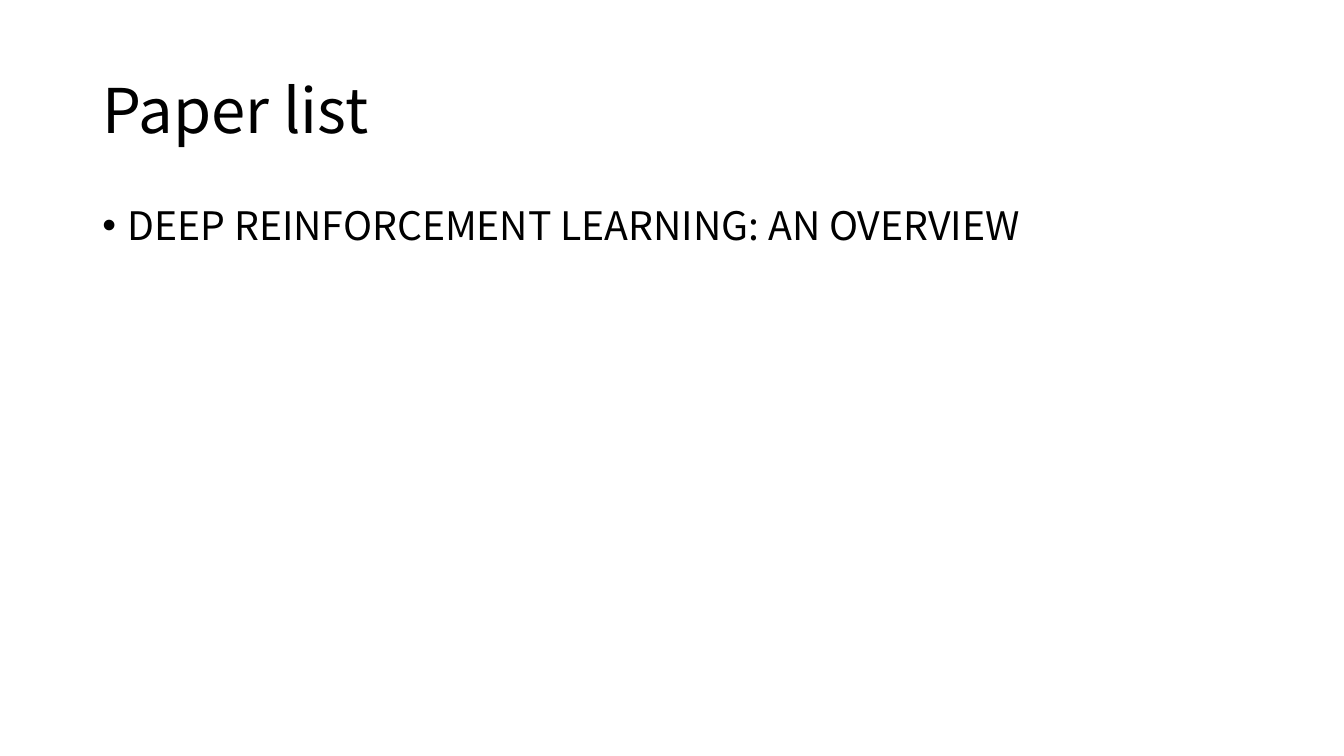
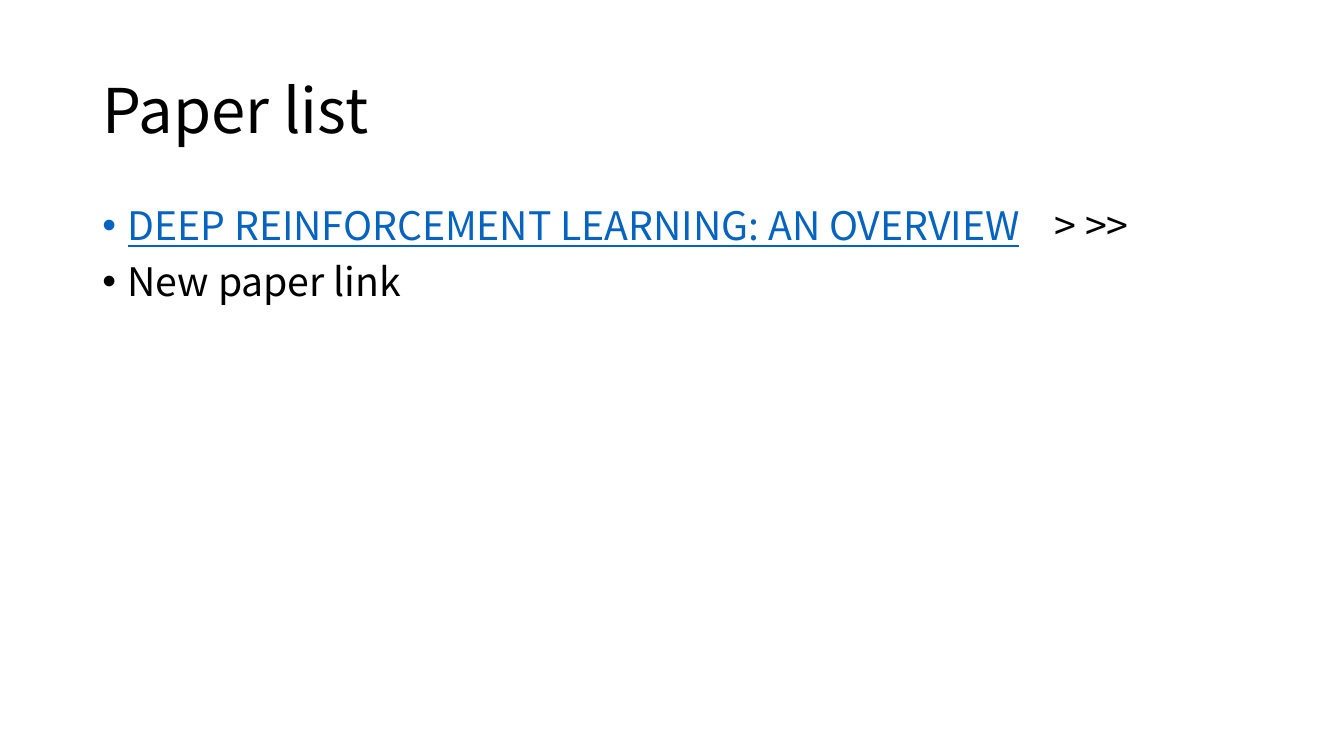
Before and after one commit to kangyongxin/0-RL-GameReviewPapers, a slide deck: slide 2 of Note_RLGameReviewPapers.pptx. Drawn at 1344x756 pixels with LibreOffice and Linux fonts; fonts in the diff are those of the drawing. Boxes give left, top, right and bottom in pixels: in the first picture for what was removed or moved away, otherwise in the second. Text is boxed around its words. In the diff, an @@ line names an element or a change of style, - is before the commit and + after.

Commit message:
DRL overview
没写完

```diff
--- a/Note_RLGameReviewPapers.pptx
+++ b/Note_RLGameReviewPapers.pptx
@@ text at [128, 210, 1020, 305]: text changed; text colour #000000 to #0563C1 @@
-• DEEP REINFORCEMENT LEARNING: AN OVERVIEW
+• DEEP REINFORCEMENT LEARNING: AN OVERVIEW > >>
+• New paper link
```
Also in this commit, not shown: 2 slides added, 2 slides removed, 1 other file.
